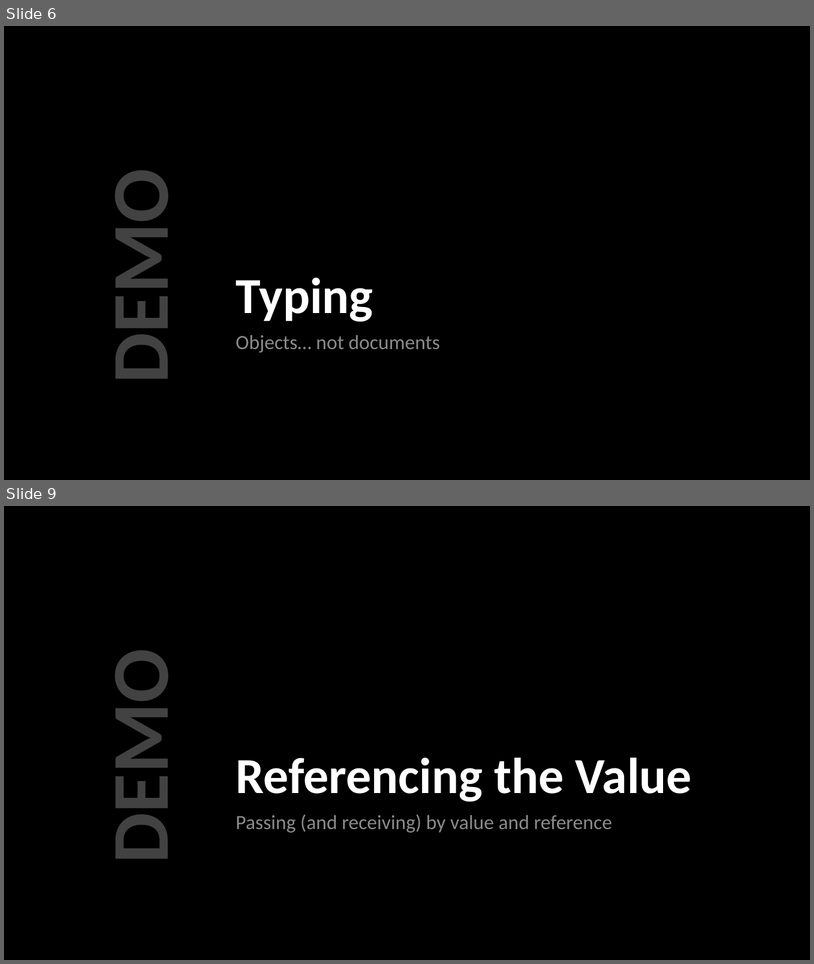
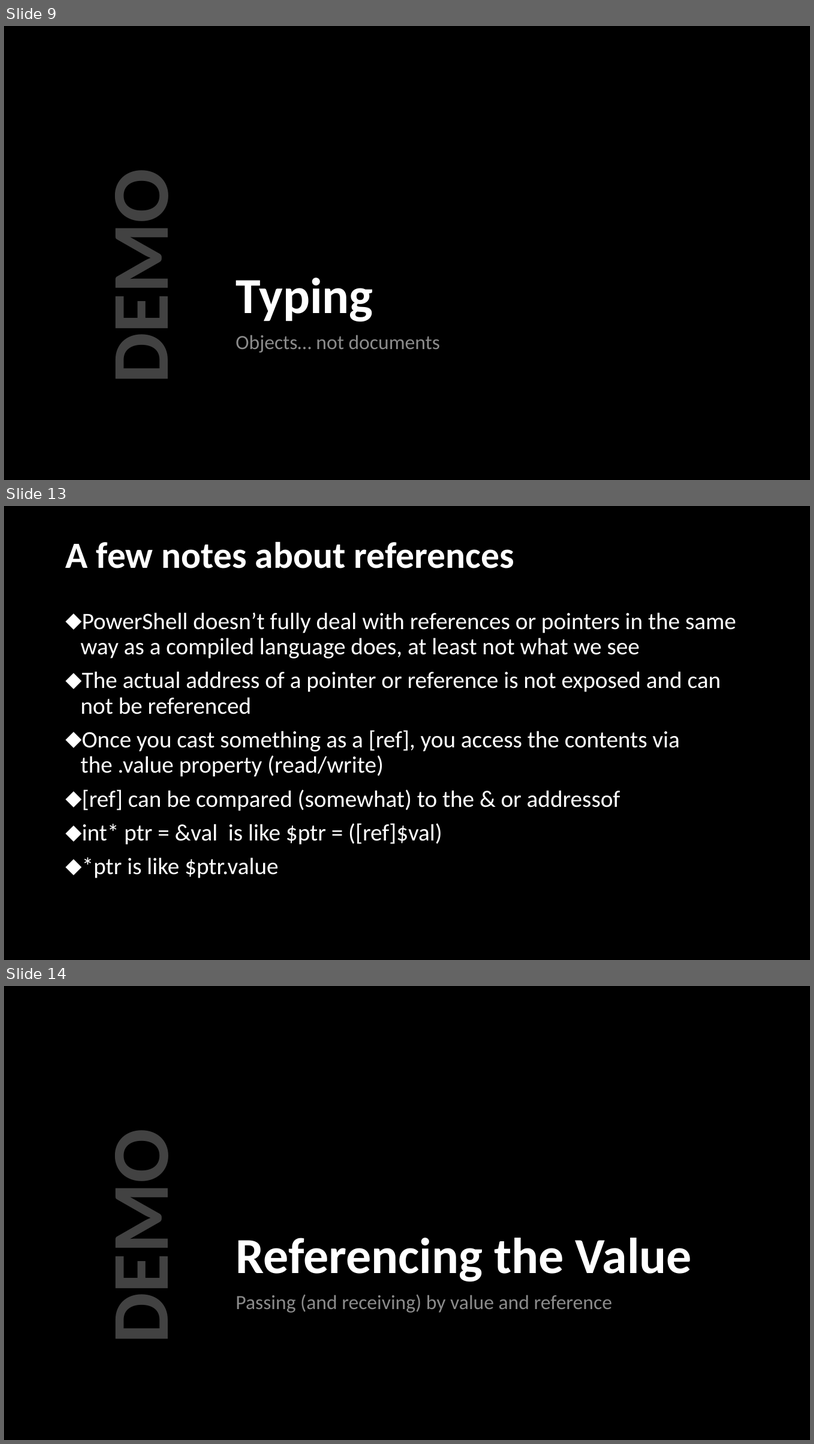
Before and after one commit to jpscripter/MMSMoA23, a slide deck: PowerShell, PowerFull/PowerShell, PowerFull.pptx. Shown one above the other, each under a label of ours: slides 6 and 9 before the commit, slides 9, 13 and 14 after it; the slides between them are not shown. The pictures are 814x964 and 814x1444 pixels, drawn with LibreOffice and Linux fonts; fonts in the diff are those of the drawing; background and template pictures are left out. Boxes give left, top, right and bottom in pixels: in the first picture for what was removed or moved away, otherwise in the second. Text is boxed around its words. In the diff, an @@ line names an element or a change of style, - is before the commit and + after.

```diff
--- a/PowerShell, PowerFull/PowerShell, PowerFull.pptx
+++ b/PowerShell, PowerFull/PowerShell, PowerFull.pptx
@@ slide 13 added at box(4, 506, 810, 960), background #000000 @@
@@ title added at box(65, 541, 515, 568), 44 pt, text #FFFFFF, bold @@
+A few notes about references
@@ text added at box(81, 612, 737, 878), 28 pt, text #FFFFFF @@
+⬥ PowerShell doesn’t fully deal with references or pointers in the same way as a compiled language does, at least not what we see
+⬥ The actual address of a pointer or reference is not exposed and can not be referenced
+⬥ Once you cast something as a [ref], you access the contents via the .value property (read/write)
+⬥ [ref] can be compared (somewhat) to the & or addressof
+⬥ int* ptr = &val is like $ptr = ([ref]$val)
+⬥ *ptr is like $ptr.value
@@ what was slide 6 is now slide 9 @@
@@ what was slide 9 is now slide 14 @@
```
Also in this commit, not shown: 8 slides changed, 16 other slides added, 2 slides removed, 16 other files.
